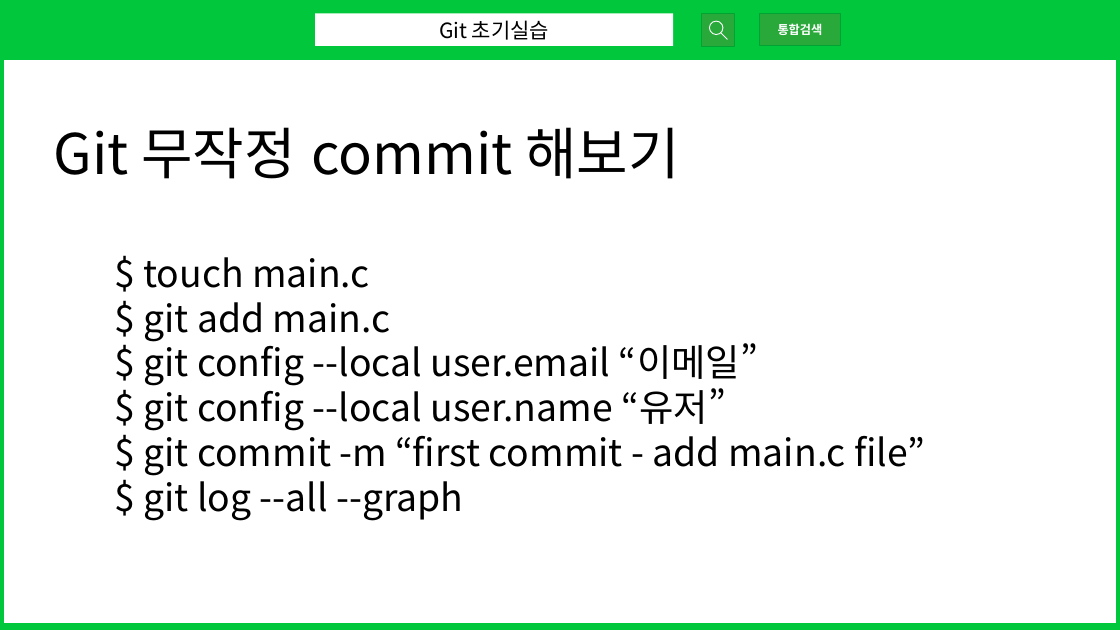
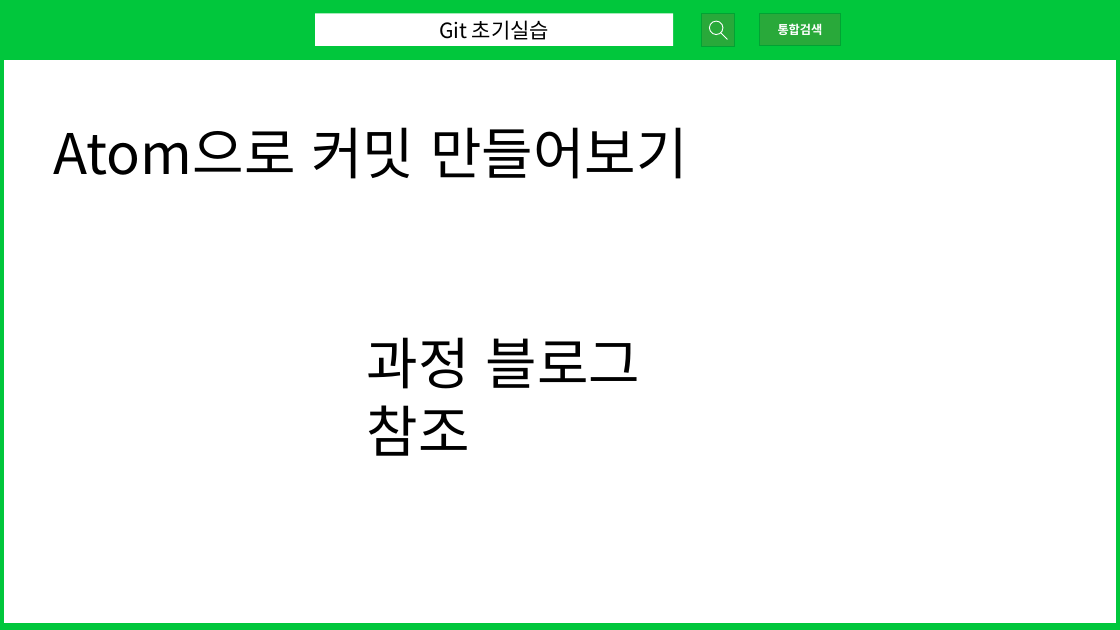
Before and after one commit to yukyung841/git_github_training, a slide deck: slide 15 of docs/git-seminar-pt.pptx. Drawn at 1120x630 pixels with LibreOffice and Linux fonts; fonts in the diff are those of the drawing. Boxes give left, top, right and bottom in pixels: in the first picture for what was removed or moved away, otherwise in the second. Text is boxed around its words. In the diff, an @@ line names an element or a change of style, - is before the commit and + after.

```diff
--- a/docs/git-seminar-pt.pptx
+++ b/docs/git-seminar-pt.pptx
@@ text at box(53, 127, 688, 179): text changed @@
-Git 무작정 commit 해보기
+Atom으로 커밋 만들어보기
@@ text removed at box(143, 257, 925, 521) @@
-$ touch main.c
-$ git add main.c
-$ git config --local user.email “이메일”
-$ git config --local user.name “유저”
-$ git commit -m “first commit - add main.c file”
-$ git log --all --graph
@@ text added at box(367, 337, 641, 456), 48 pt, text #000000 @@
+과정 블로그 참조
```
Also in this commit, not shown: 4 other slides changed, 2 slides added, 1 slide removed, 13 other files.
